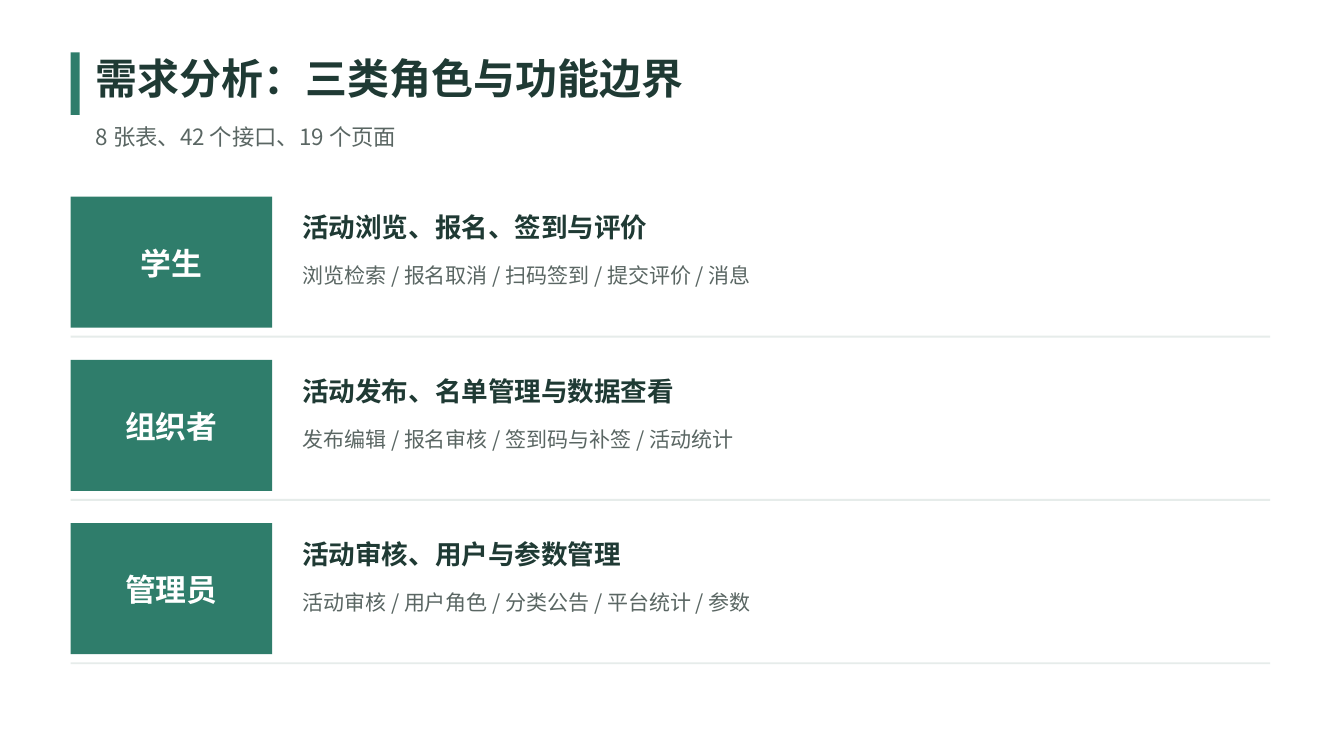
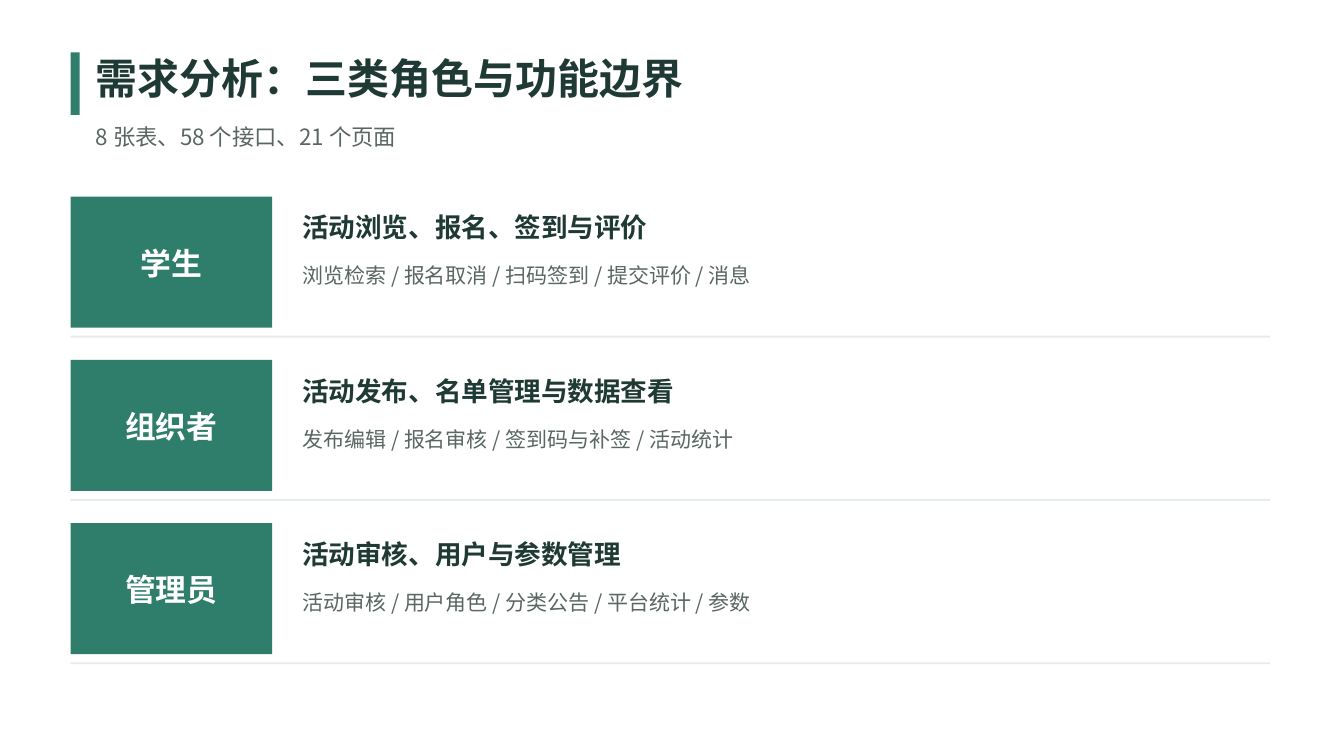
Before and after one commit to tkRRRRRR/Campus-Event-Management-System, a slide deck: slide 3 of doc/答辩PPT.pptx. Drawn at 1344x756 pixels with LibreOffice and Linux fonts; fonts in the diff are those of the drawing. Boxes give left, top, right and bottom in pixels: in the first picture for what was removed or moved away, otherwise in the second. Text is boxed around its words. In the diff, an @@ line names an element or a change of style, - is before the commit and + after.

Commit message:
论文语病通读与修正：页面数21、接口数58、引号规范、表格列宽、全量重建

```diff
--- a/doc/答辩PPT.pptx
+++ b/doc/答辩PPT.pptx
@@ text at (96, 126, 396, 147): text changed @@
-8 张表、42 个接口、19 个页面
+8 张表、58 个接口、21 个页面
```
Also in this commit, not shown: 29 other files.
